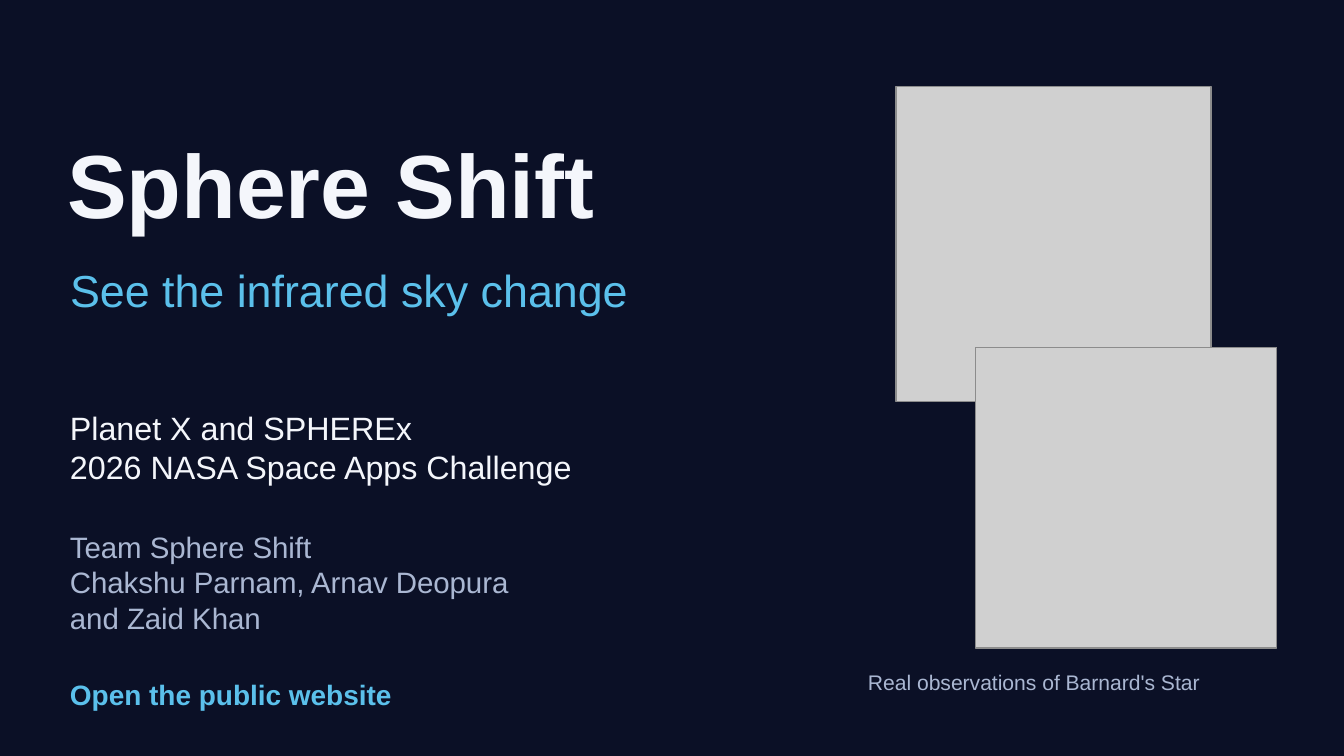
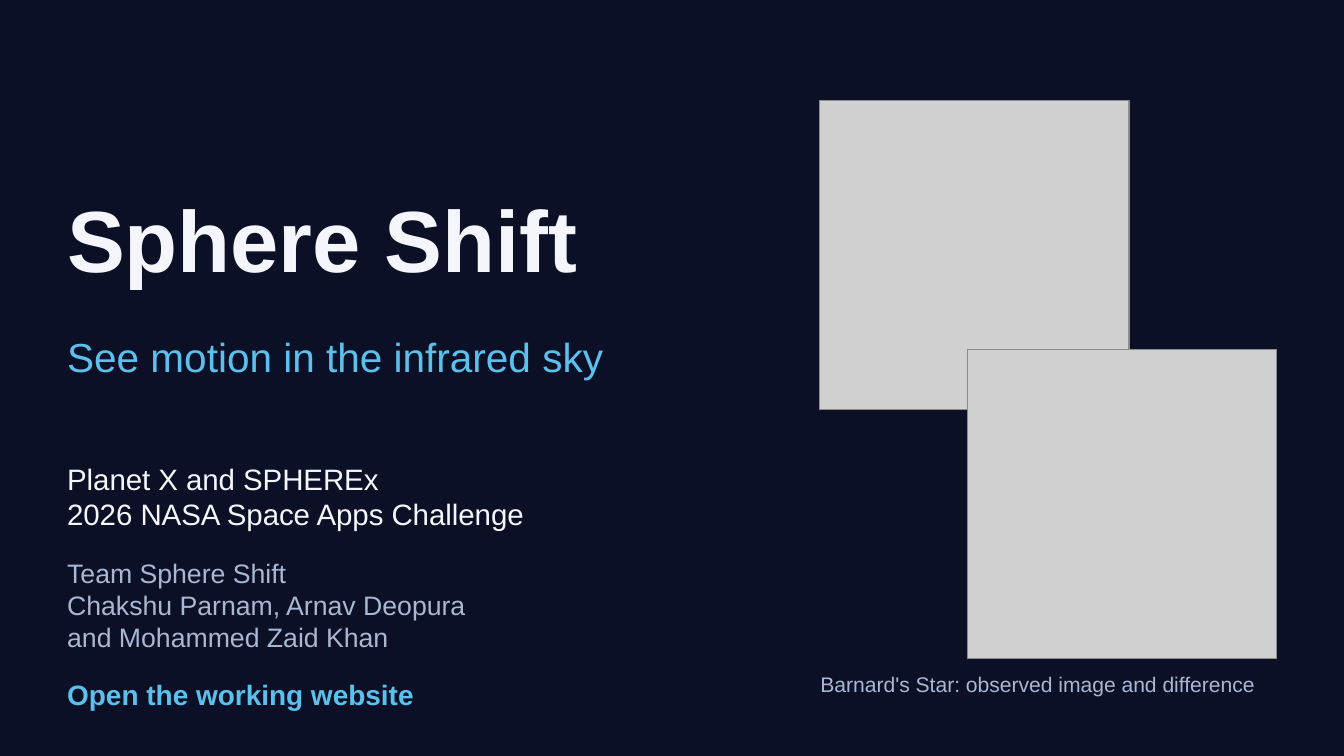
Before and after one commit to arnav2deopura-blip/supernova-syndicate, a slide deck: slide 1 of frontend/demo/Sphere_Shift_Demo.pptx. Drawn at 1344x756 pixels with LibreOffice and Linux fonts; fonts in the diff are those of the drawing; grey boxes stand for pictures. Boxes give left, top, right and bottom in pixels: in the first picture for what was removed or moved away, otherwise in the second. Text is boxed around its words. In the diff, an @@ line names an element or a change of style, - is before the commit and + after.

Commit message:
Refocus demo on website results and correct team credit

```diff
--- a/frontend/demo/Sphere_Shift_Demo.pptx
+++ b/frontend/demo/Sphere_Shift_Demo.pptx
@@ picture: place and size @@
-picture at bbox=[896, 87, 1211, 402]
+picture at bbox=[820, 101, 1129, 410]
@@ text "Sphere Shift": place and size @@
-text "Sphere Shift" at bbox=[67, 153, 594, 234]
+text "Sphere Shift" at bbox=[67, 209, 578, 288]
@@ text "Sphere Shift" at bbox=[67, 209, 578, 288]: size 48 to 46.5 pt @@
@@ text at bbox=[67, 342, 603, 380]: text changed; size 24 to 21.8 pt @@
-See the infrared sky change
+See motion in the infrared sky
@@ picture: place and size @@
-picture at bbox=[976, 347, 1277, 648]
+picture at bbox=[968, 349, 1277, 659]
@@ text "Planet X and SPHEREx": place and size @@
-text "Planet X and SPHEREx" at bbox=[70, 416, 571, 485]
+text "Planet X and SPHEREx" at bbox=[67, 468, 524, 531]
@@ text "Planet X and SPHEREx" at bbox=[67, 468, 524, 531]: size 17.2 to 15.8 pt @@
@@ text at bbox=[67, 563, 465, 621]: size 15.8 to 14.2 pt in "Team Sphere Shift", "Chakshu Parnam, Arnav Deopura" @@
@@ text "Team Sphere Shift": place and size @@
-text "Team Sphere Shift" at bbox=[70, 536, 509, 630]
+text "Team Sphere Shift" at bbox=[67, 563, 465, 648]
@@ text at bbox=[67, 627, 388, 648]: text changed; size 15.8 to 14.2 pt @@
-and Zaid Khan
+and Mohammed Zaid Khan
@@ text at bbox=[67, 684, 414, 710]: text changed @@
-Open the public website
+Open the working website
@@ text at bbox=[820, 676, 1255, 697]: text changed @@
-Real observations of Barnard's Star
+Barnard's Star: observed image and difference
```
Also in this commit, not shown: 6 slides added, 6 slides removed, 3 other files.
